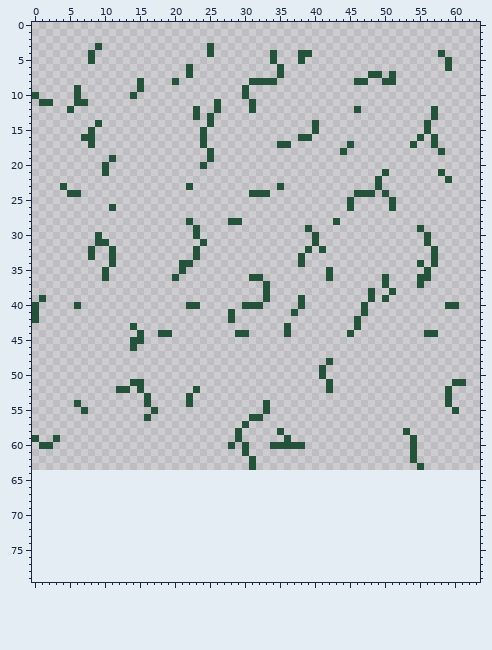
Edited in one commit: sprite sheet (assets/Tiles/brickgrowthtilemap2.png). That is the earlier state.
The file is 64x64 pixels. The old version is drawn lined up with the new one, on the new canvas.
New version:
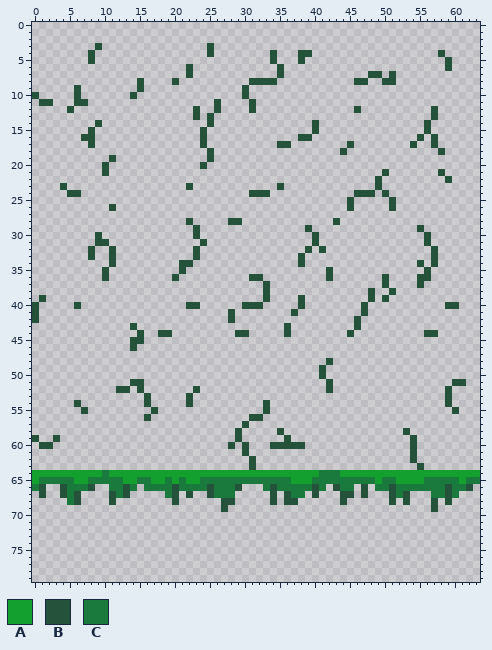
Palette (. is transparent): A #14a02e  B #24523b  C #1a7a3e
From old to new:
canvas 64x64 -> 64x80
Colour A now appears in row 64 at x 0 to 9, 11 to 40 and 44 to 63; in row 65 at x 0, 6 to 7, 13 to 14, 17 to 18, 20, 22 to 23, 37 to 39, 49, 52 to 55 and 61.
Colour B now appears in row 66 at x 1, 4, 8, 13, 20, 25, 29, 34, 40, 43, 47, 51, 59 and 62; in row 67 at x 1, 4, 6, 11, 13, 20, 22, 25, 34, 36, 40, 44 to 45, 47, 51, 53 and 59; in row 68 at x 6, 11, 20, 27 to 28, 34, 36 to 37, 44, 51, 53, 57 and 59; in row 69 at x 27 and 57.
Colour C now appears in row 64 at x 10 and 41 to 43; in row 65 at x 1 to 5, 8 to 12, 15 to 16, 19, 21, 24 to 36, 40 to 48, 50 to 51, 56 to 60 and 62 to 63; in row 66 at x 0, 5 to 7, 11 to 12, 14, 16 to 19, 21 to 24, 26 to 28, 33, 35 to 39, 41, 44 to 45, 49 to 50, 52 to 58 and 60 to 61; in row 67 at x 5, 12, 19, 26 to 28, 37 to 38, 52, 57 to 58 and 60; in row 68 at x 5.
Where, in picture pixels (left, top, right, bottom), the same in both pictures:
added: (32, 470, 480, 512)
